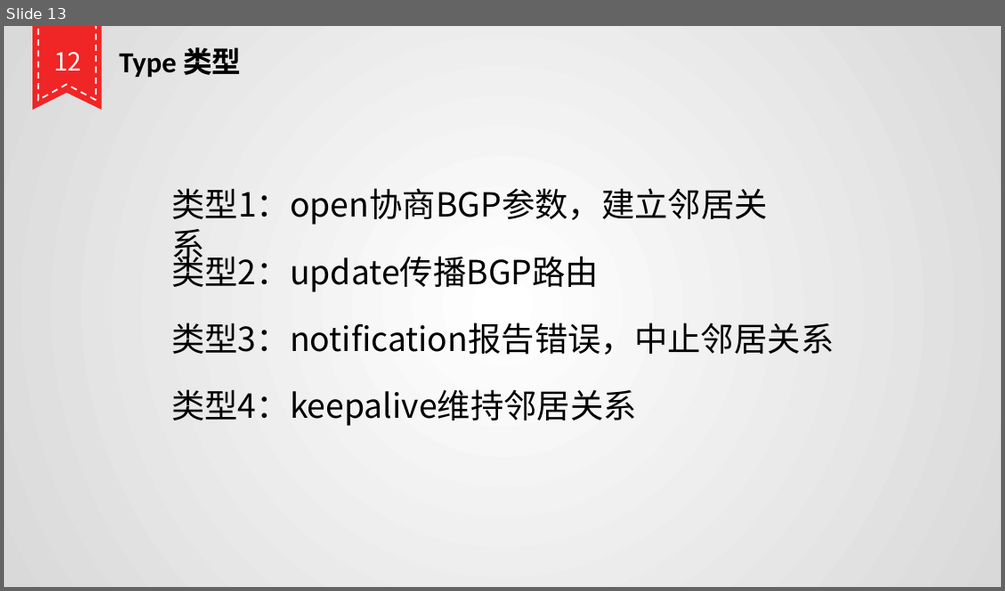
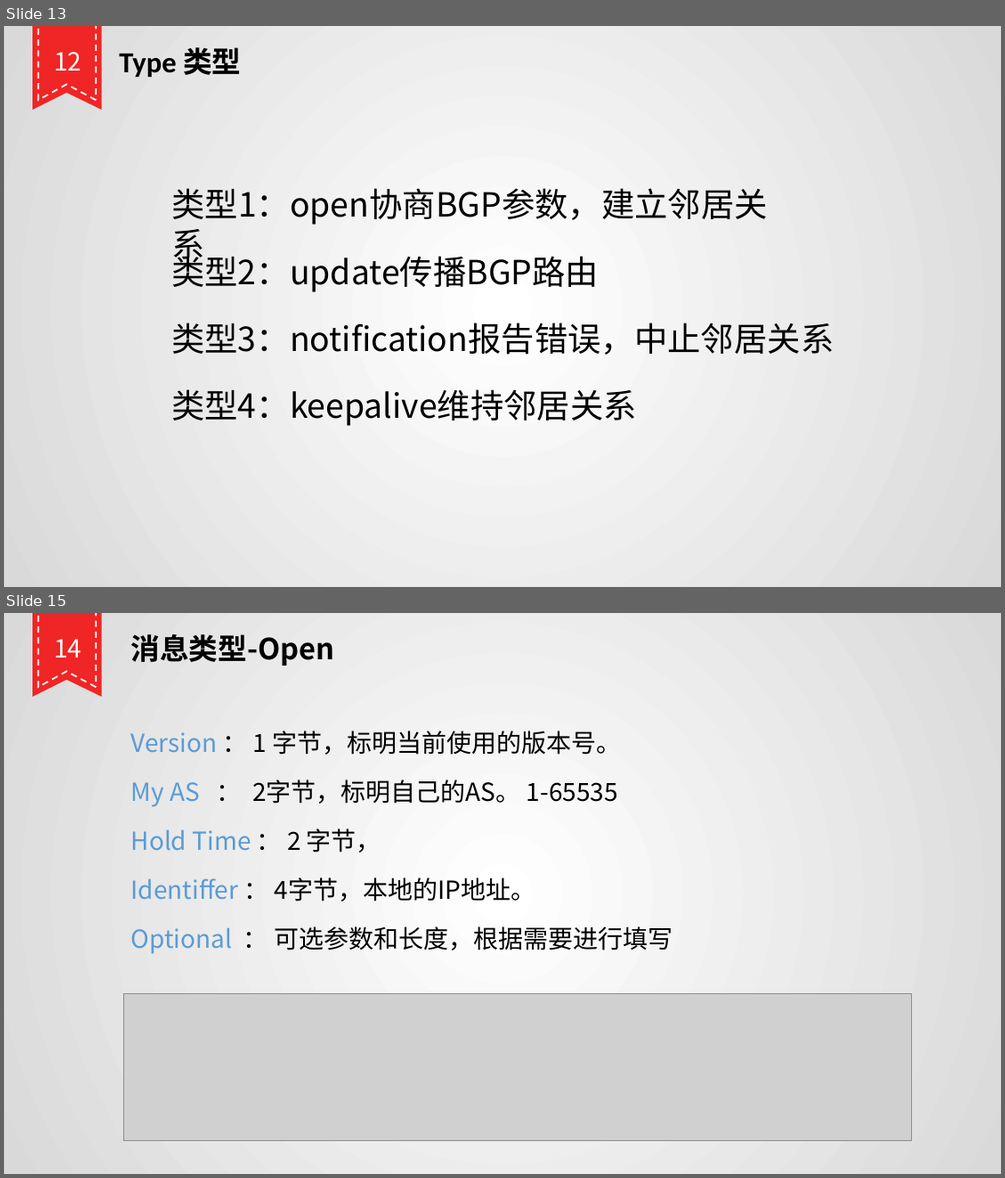
Before and after one commit to wanhl1990/bgp, a slide deck: BGP协议基础篇.pptx. Shown one above the other, each under a label of ours: slide 13 before the commit, slides 13 and 15 after it; the slides between them are not shown. The pictures are 1005x591 and 1005x1178 pixels, drawn with LibreOffice and Linux fonts; fonts in the diff are those of the drawing; grey boxes stand for pictures. Boxes give left, top, right and bottom in pixels: in the first picture for what was removed or moved away, otherwise in the second. Text is boxed around its words. In the diff, an @@ line names an element or a change of style, - is before the commit and + after.

```diff
--- a/BGP协议基础篇.pptx
+++ b/BGP协议基础篇.pptx
@@ slide 15 added at (4, 613, 1001, 1174), background gradient #CCE8CF to #9FD4A5 @@
@@ freeform shape added at (32, 613, 101, 697), fill #F02525 @@
@@ freeform shape added at (39, 613, 96, 687), outline #FFFFFF 1.5 pt dashed @@
@@ text added at (54, 639, 81, 657), 24 pt, text #CCE8CF @@
+14
@@ text added at (131, 634, 335, 666), 28 pt, text #000000, bold @@
+消息类型-Open
@@ text added at (131, 730, 622, 755), 24 pt, text #000000 @@
+Version ： 1 字节，标明当前使用的版本号。
@@ text added at (131, 779, 618, 807), 24 pt, text #000000 @@
+My AS ： 2字节，标明自己的AS。 1-65535
@@ text added at (131, 828, 381, 852), 24 pt, text #5B9BD5 @@
+Hold Time ： 2 字节，
@@ text added at (131, 877, 535, 901), 24 pt, text #000000 @@
+Identiffer ： 4字节，本地的IP地址。
@@ text added at (131, 926, 672, 954), 24 pt, text #000000 @@
+Optional ： 可选参数和长度，根据需要进行填写
@@ picture added at (123, 994, 912, 1140) @@
```
Also in this commit, not shown: 4 slides changed, 49 other slides added.
